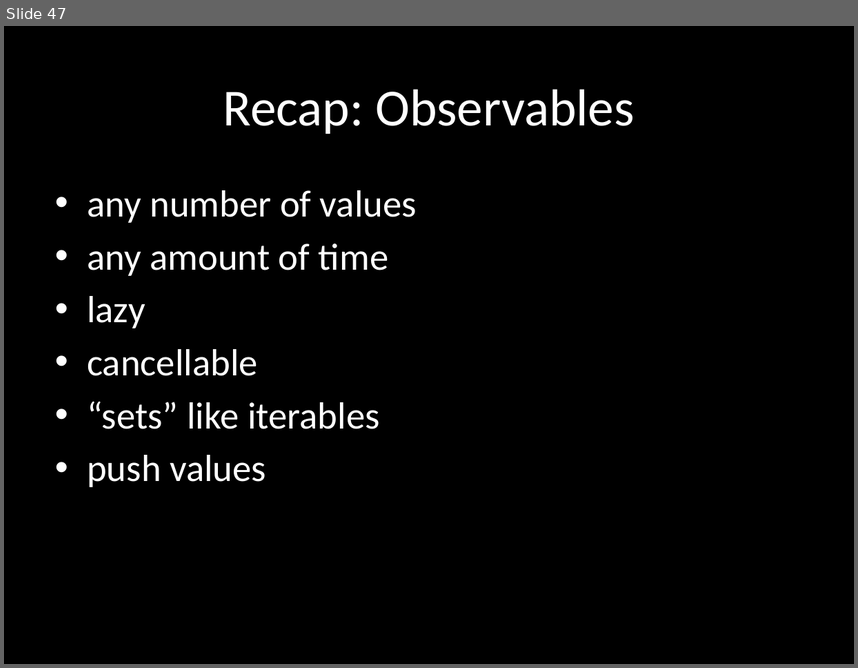
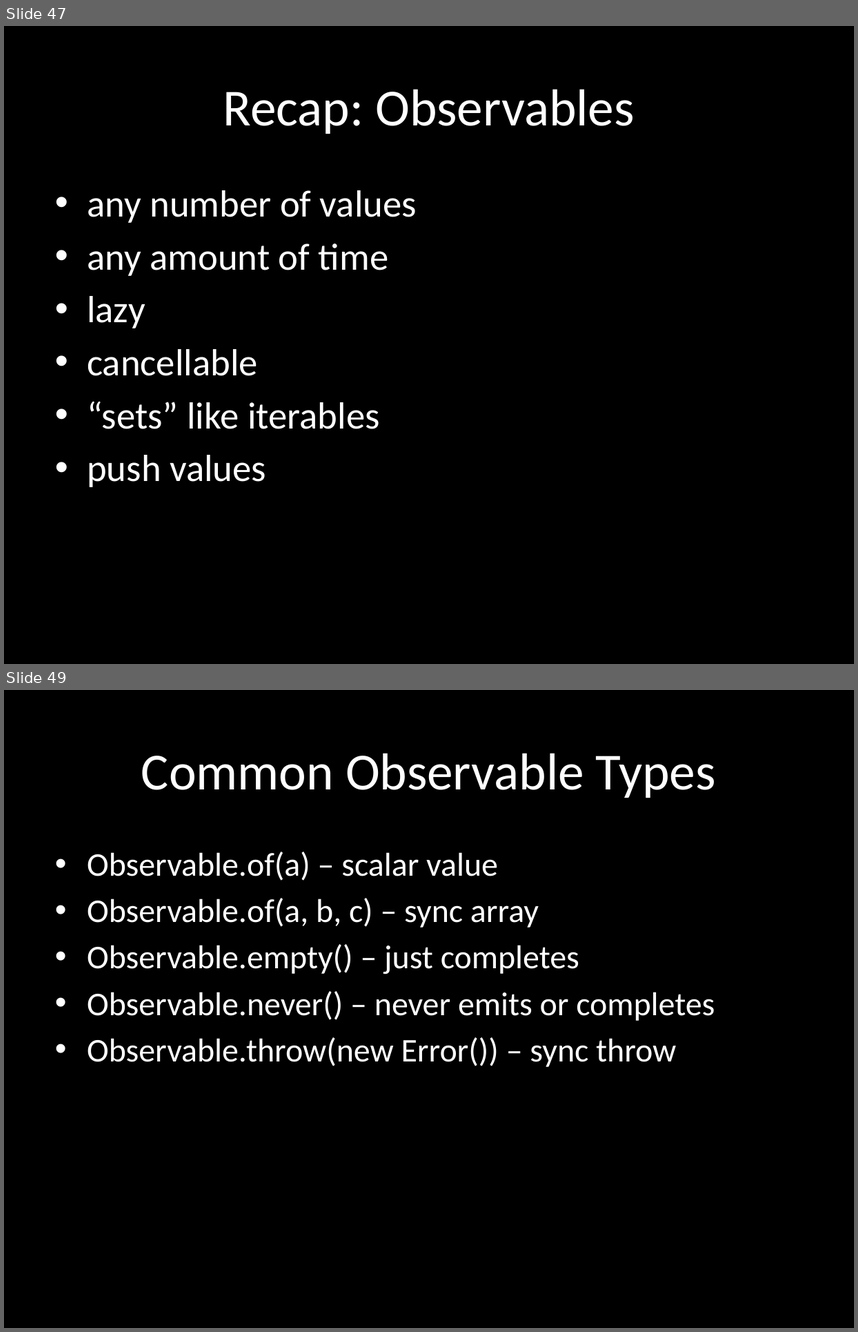
Before and after one commit to benlesh/rxjs-workshop-angular, a slide deck: rxjs-workshop.pptx. Shown one above the other, each under a label of ours: slide 47 before the commit, slides 47 and 49 after it; the slides between them are not shown. The pictures are 858x668 and 858x1332 pixels, drawn with LibreOffice and Linux fonts; fonts in the diff are those of the drawing. Boxes give left, top, right and bottom in pixels: in the first picture for what was removed or moved away, otherwise in the second. Text is boxed around its words. In the diff, an @@ line names an element or a change of style, - is before the commit and + after.

```diff
--- a/rxjs-workshop.pptx
+++ b/rxjs-workshop.pptx
@@ slide 49 added at (4,690,854,1328), background #000000 @@
@@ title added at (141,753,716,798), 44 pt, text #FFFFFF @@
+Common Observable Types
@@ text added at (87,851,715,1067), 28 pt, text #FFFFFF @@
+• Observable.of(a) – scalar value
+• Observable.of(a, b, c) – sync array
+• Observable.empty() – just completes
+• Observable.never() – never emits or completes
+• Observable.throw(new Error()) – sync throw
```
Also in this commit, not shown: 2 slides changed, 15 other slides added.
